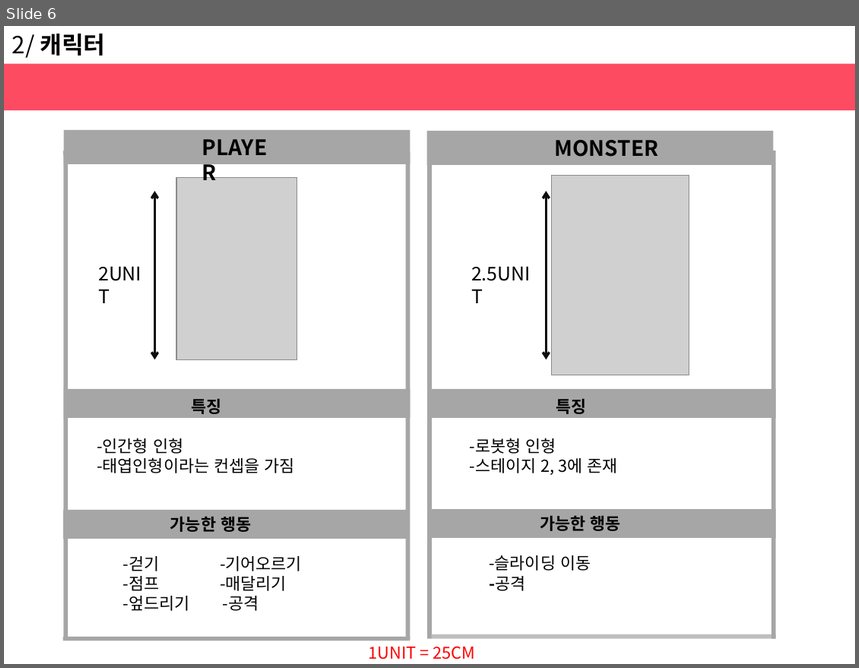
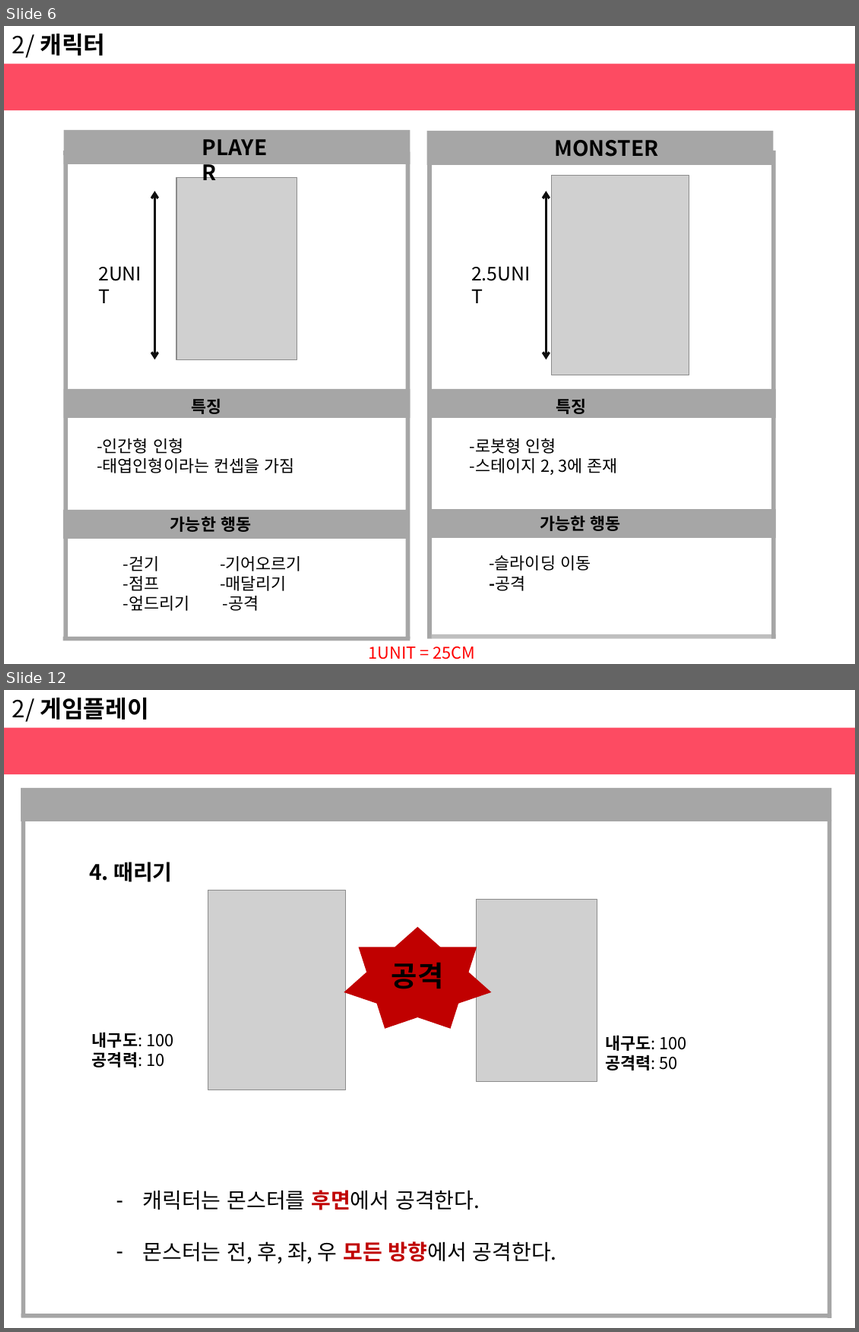
Before and after one commit to haeunjung/Team_Project, a slide deck: 기획문서/게임 제안서.pptx. Shown one above the other, each under a label of ours: slide 6 before the commit, slides 6 and 12 after it; the slides between them are not shown. The pictures are 859x668 and 859x1332 pixels, drawn with LibreOffice and Linux fonts; fonts in the diff are those of the drawing; grey boxes stand for pictures. Boxes give left, top, right and bottom in pixels: in the first picture for what was removed or moved away, otherwise in the second. Text is boxed around its words. In the diff, an @@ line names an element or a change of style, - is before the commit and + after.

Commit message:
11.29
게임 플레이중 주된 포인트가 무엇인지 작성

```diff
--- a/기획문서/게임 제안서.pptx
+++ b/기획문서/게임 제안서.pptx
@@ slide 12 added at [4,690,855,1328], background #FFFFFF @@
@@ text added at [12,698,148,722], 20 pt, text #000000, bold @@
+2/ 게임플레이
@@ rectangle added at [4,727,855,774], fill #FD4B62 @@
@@ rectangle added at [21,788,832,821], fill #A6A6A6 @@
@@ rectangle added at [21,818,25,1317], fill #A6A6A6 @@
@@ rectangle added at [827,819,832,1319], fill #A6A6A6 @@
@@ text added at [89,862,172,882], 18 pt, text #000000, bold @@
+4. 때리기
@@ picture added at [208,890,345,1090] @@
@@ picture added at [477,900,598,1081] @@
@@ star added at [344,926,491,1029], fill #C00000, 24 pt, text #000000, bold @@
+공격
@@ text added at [92,1032,173,1068], 14 pt, text #000000 @@
+내구도: 100
+공격력: 10
@@ text added at [605,1035,687,1071], 14 pt, text #000000 @@
+내구도: 100
+공격력: 50
@@ text added at [143,1190,557,1264], 18 pt, text #000000 @@
+– 캐릭터는 몬스터를 후면에서 공격한다.
+– 몬스터는 전, 후, 좌, 우 모든 방향에서 공격한다.
@@ rectangle added at [21,1314,832,1319], fill #A6A6A6 @@
```
Also in this commit, not shown: 2 slides changed, 4 other slides added.
